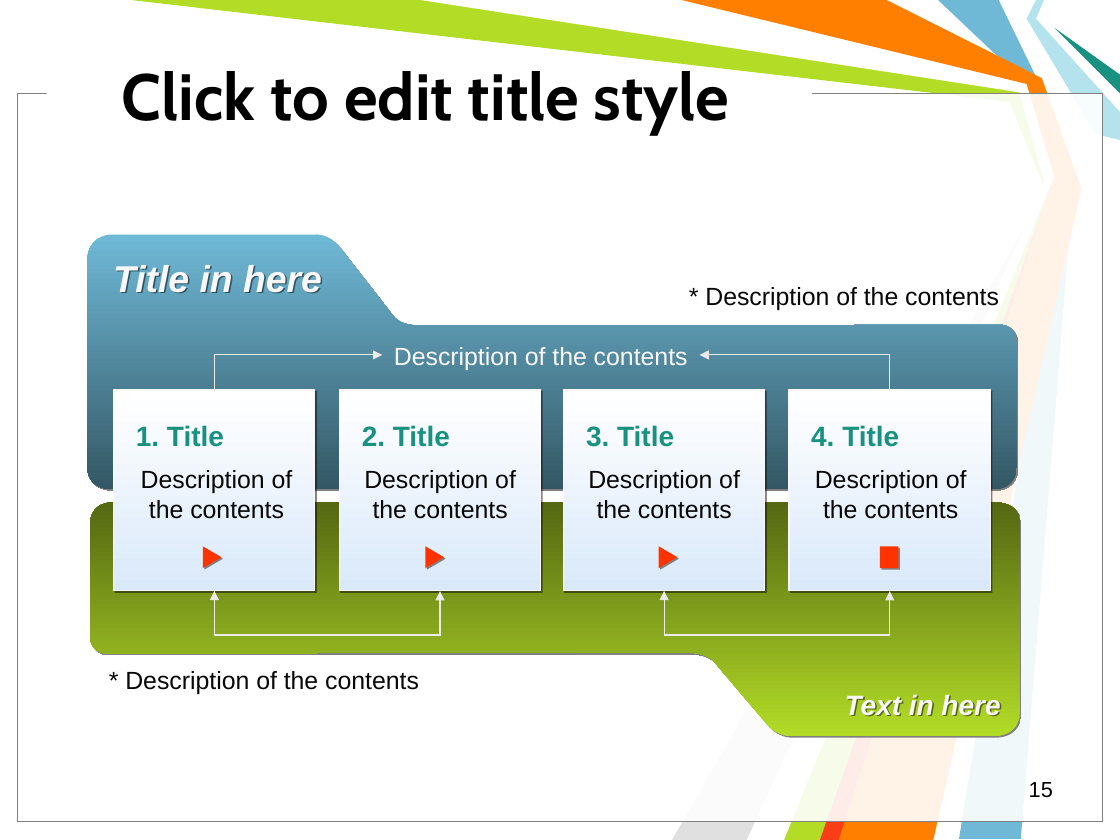
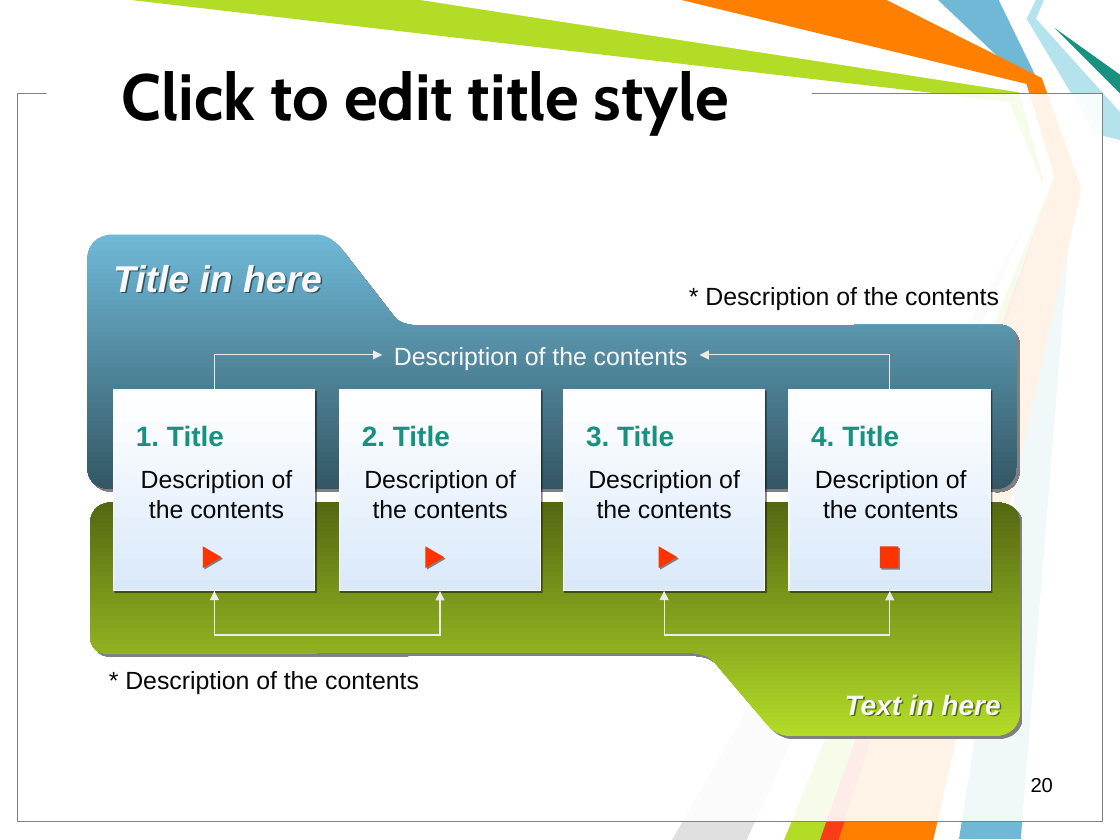
Before and after one commit to l432/Disser, a slide deck: slide 20 of Help/Dopovid/Olikh.ppt (slide 15 before the commit). Drawn at 1120x840 pixels with LibreOffice and Linux fonts; fonts in the diff are those of the drawing; background and template pictures are left out. Boxes give left, top, right and bottom in pixels: in the first picture for what was removed or moved away, otherwise in the second. Text is boxed around its words. In the diff, an @@ line names an element or a change of style, - is before the commit and + after.

```diff
--- a/Help/Dopovid/Olikh.ppt
+++ b/Help/Dopovid/Olikh.ppt
@@ freeform shape at box(86, 233, 1018, 493): shadow changed @@
@@ freeform shape at box(88, 500, 1020, 738): shadow changed @@
@@ page number at box(1031, 778, 1053, 793): text changed; size 14 to 12.9 pt @@
-15
+20
```
Also in this commit, not shown: 10 other slides changed, 7 slides added, 2 slides removed, 9 other files.
